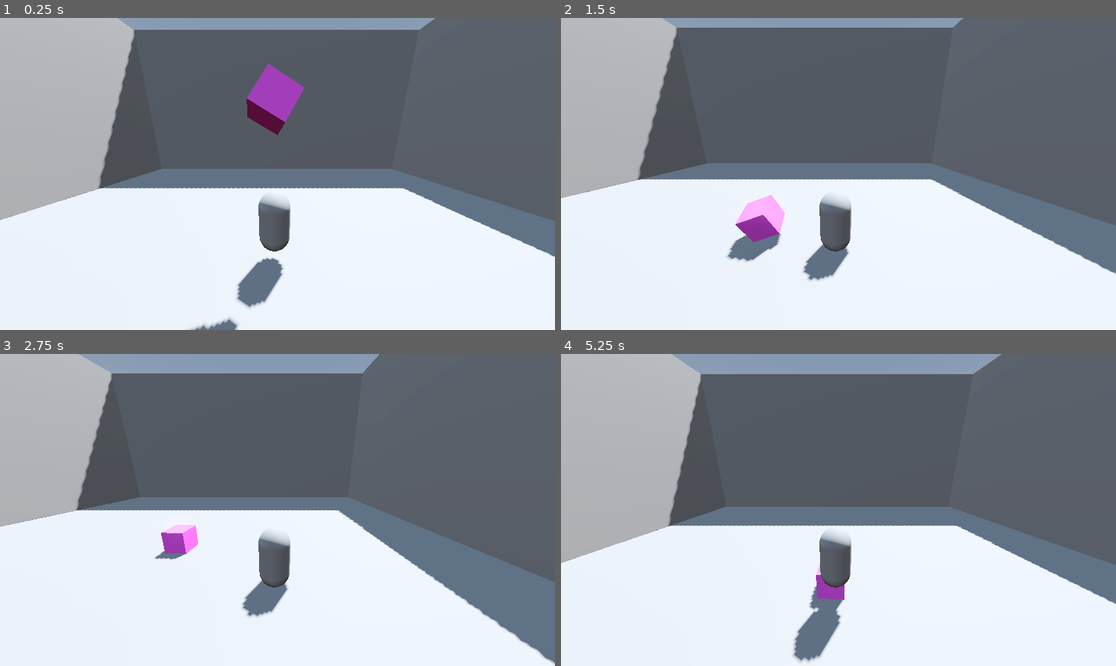
Above: before the commit, frames 1-4 (two rows, left to right).
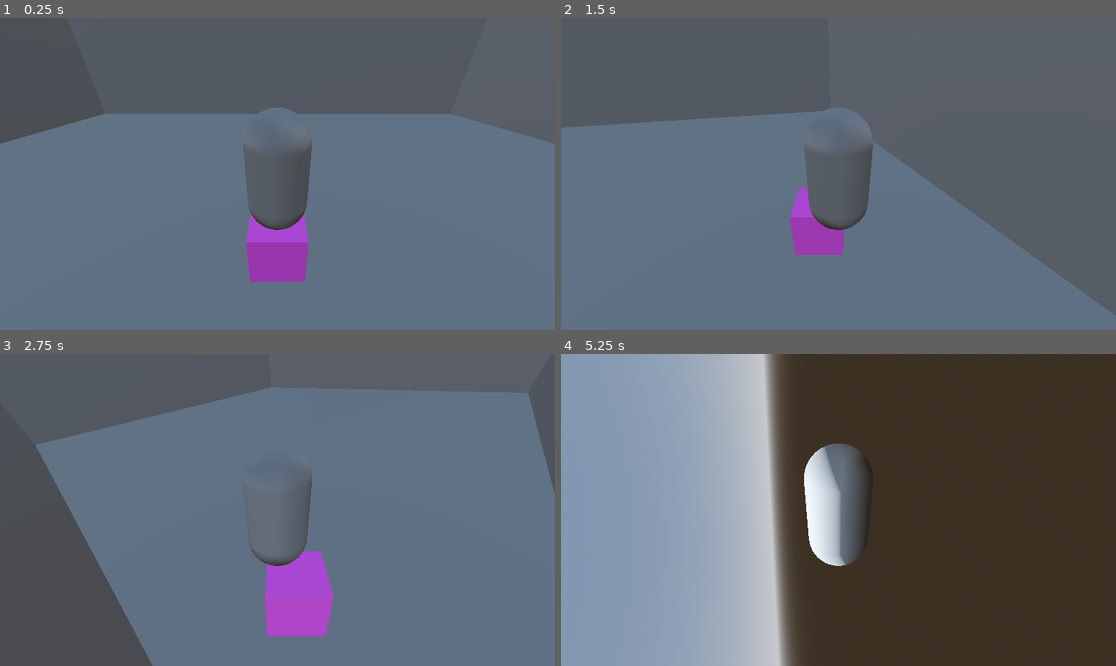
Above: after the commit, the same moments.

Repository: DaeVo/Godot-Sample-Project
Game: Godot game, scene res://level.tscn
Two runs of this game, one before a commit and one after it. Both use one fixed random seed, a clock stepped at 60 frames per second and the inputs below. Before the commit the project has no main scene; this scene is started directly in both runs.
Inputs:
- Up to frame 1 (0.25 s): no input
- Up to frame 2 (1.5 s): tap Enter (ui_accept) at 0.5, 0.77 s; hold D (move_right) 0.53-1.28 s; hold S (move_down) from 1.28 s (still down)
- Up to frame 3 (2.75 s): tap Enter (ui_accept) at 1.52 s; release S (move_down) at 2.03 s; hold D (move_right) from 2.03 s (still down)
- Up to frame 4 (5.25 s): release D (move_right) at 2.78 s; hold W (move_up) 2.78-3.53 s; tap Enter (ui_accept) at 3.02, 3.77, 4.52 s; hold Left (move_left) 3.53-5.03 s; hold S (move_down) from 5.03 s (still down)

The runs differ from the first frame. In frame 1, 72% of the frame differs, in the area x 0-100%, y 0-100%; in frame 2, 63%; in frame 3, 82%; in frame 4, 98%.

Commit message:
just fucking whack playing around stuff

Diff:
--- a/CharacterMovement.gd
+++ b/CharacterMovement.gd
@@ -30,3 +30,10 @@
 		velocity.z = move_toward(velocity.z, 0, SPEED)
 
 	move_and_slide()
+
+
+	for col_idx in get_slide_collision_count():
+		var col := get_slide_collision(col_idx)
+		if col.get_collider() is RigidBody3D:
+			col.get_collider().apply_central_impulse(-col.get_normal() * 0.3)
+			col.get_collider().apply_impulse(-col.get_normal() * 0.01, col.get_position())
--- a/basic_character_body_with_movement.tscn
+++ b/basic_character_body_with_movement.tscn
@@ -15,3 +15,9 @@
 
 [node name="MeshInstance3D" type="MeshInstance3D" parent="."]
 mesh = SubResource("CapsuleMesh_wa47m")
+
+[node name="SpringArm3D" type="SpringArm3D" parent="."]
+transform = Transform3D(1, 0, 0, 0, 1, 0, 0, 0, 1, 0, 1.5176, 1.83247)
+
+[node name="Camera3D" type="Camera3D" parent="SpringArm3D"]
+transform = Transform3D(1, 0, 0, 0, 0.880204, 0.474595, 0, -0.474595, 0.880204, 0, 1.24, 2.357)
--- /dev/null
+++ b/fuckbox.tscn
@@ -0,0 +1,50 @@
+[gd_scene load_steps=6 format=3 uid="uid://dvw844k7cn0ro"]
+
+[ext_resource type="PackedScene" uid="uid://daw2ob6kkk6ik" path="res://basic_character_body_with_movement.tscn" id="1_g4caa"]
+
+[sub_resource type="BoxShape3D" id="BoxShape3D_x4avp"]
+size = Vector3(1, 0.964574, 0.981076)
+
+[sub_resource type="StandardMaterial3D" id="StandardMaterial3D_sscxd"]
+albedo_color = Color(1, 0.380392, 1, 1)
+
+[sub_resource type="BoxMesh" id="BoxMesh_pnq2g"]
+
+[sub_resource type="BoxShape3D" id="BoxShape3D_0c88r"]
+size = Vector3(0.001, 3, 3)
+
+[node name="Box" type="RigidBody3D"]
+
+[node name="CollisionShape3D" type="CollisionShape3D" parent="."]
+shape = SubResource("BoxShape3D_x4avp")
+
+[node name="MeshInstance3D" type="MeshInstance3D" parent="."]
+material_override = SubResource("StandardMaterial3D_sscxd")
+mesh = SubResource("BoxMesh_pnq2g")
+
+[node name="wall1" type="CollisionShape3D" parent="."]
+transform = Transform3D(-4.3263e-08, 0, 0.989741, 0, 0.989741, 0, -0.989741, 0, -4.3263e-08, -0.104345, 0.992498, 1.09098)
+shape = SubResource("BoxShape3D_0c88r")
+
+[node name="wall3" type="CollisionShape3D" parent="."]
+transform = Transform3D(0.989741, 0, 0, 0, 0.989741, 0, 0, 0, 0.989741, -0.874456, 0.977451, 0.0627037)
+shape = SubResource("BoxShape3D_0c88r")
+
+[node name="wall4" type="CollisionShape3D" parent="."]
+transform = Transform3D(0.989741, 0, 0, 0, 0.989741, 0, 0, 0, 0.989741, 0.897757, 0.992498, 0.0446809)
+shape = SubResource("BoxShape3D_0c88r")
+
+[node name="wall2" type="CollisionShape3D" parent="."]
+transform = Transform3D(-4.3263e-08, 0, 0.989741, 0, 0.989741, 0, -0.989741, 0, -4.3263e-08, 0.13249, 0.990942, -0.84663)
+shape = SubResource("BoxShape3D_0c88r")
+
+[node name="wall5" type="CollisionShape3D" parent="."]
+transform = Transform3D(1.89108e-15, 4.3263e-08, 0.989741, 0.989741, -4.3263e-08, 0, 4.3263e-08, 0.989741, -4.3263e-08, -0.104345, 2.91963, -0.109298)
+shape = SubResource("BoxShape3D_0c88r")
+
+[node name="CharacterBody3D" parent="." instance=ExtResource("1_g4caa")]
+transform = Transform3D(1, 0, 0, 0, 1, 0, 0, 0, 1, 0, 1.66541, 0)
+
+[node name="wall6" type="CollisionShape3D" parent="."]
+transform = Transform3D(1.89108e-15, 4.3263e-08, 0.989741, 0.989741, -4.3263e-08, 0, 4.3263e-08, 0.989741, -4.3263e-08, -0.104345, -0.0458403, -0.109298)
+shape = SubResource("BoxShape3D_0c88r")
--- a/level.tscn
+++ b/level.tscn
@@ -1,6 +1,6 @@
 [gd_scene load_steps=12 format=3 uid="uid://d0wb4leq7p2la"]
 
-[ext_resource type="PackedScene" uid="uid://daw2ob6kkk6ik" path="res://basic_character_body_with_movement.tscn" id="1_e631m"]
+[ext_resource type="PackedScene" uid="uid://dvw844k7cn0ro" path="res://fuckbox.tscn" id="1_j85ef"]
 
 [sub_resource type="ProceduralSkyMaterial" id="ProceduralSkyMaterial_c1cgl"]
 sky_horizon_color = Color(0.64625, 0.65575, 0.67075, 1)
@@ -15,15 +15,8 @@
 tonemap_mode = 2
 glow_enabled = true
 
-[sub_resource type="BoxShape3D" id="BoxShape3D_x4avp"]
-size = Vector3(1, 0.964574, 0.981076)
-
-[sub_resource type="StandardMaterial3D" id="StandardMaterial3D_sscxd"]
-albedo_color = Color(1, 0.380392, 1, 1)
-
-[sub_resource type="BoxMesh" id="BoxMesh_pnq2g"]
-
-[sub_resource type="PhysicsMaterial" id="PhysicsMaterial_3df1l"]
+[sub_resource type="PhysicsMaterial" id="PhysicsMaterial_uji0u"]
+friction = 0.2
 
 [sub_resource type="BoxShape3D" id="BoxShape3D_i3yqw"]
 size = Vector3(30, 2, 30)
@@ -31,10 +24,22 @@
 [sub_resource type="BoxMesh" id="BoxMesh_7yaei"]
 size = Vector3(30, 2, 30)
 
-[sub_resource type="BoxShape3D" id="BoxShape3D_hyf7v"]
+[sub_resource type="PhysicsMaterial" id="PhysicsMaterial_3df1l"]
+friction = 0.2
+bounce = 1.0
+
+[sub_resource type="PhysicsMaterial" id="PhysicsMaterial_awwe8"]
+friction = 0.0
+
+[sub_resource type="BoxMesh" id="BoxMesh_2a5bc"]
+
+[sub_resource type="BoxShape3D" id="BoxShape3D_absfp"]
 
 [node name="Level" type="Node3D"]
 transform = Transform3D(1, 0, 0, 0, 1, 0, 0, 0, 1, -0.000501394, -5.96046e-08, -0.00584519)
+
+[node name="Box" parent="." instance=ExtResource("1_j85ef")]
+transform = Transform3D(1, 0, 0, 0, 1, 0, 0, 0, 1, 0, 1.86855, 0)
 
 [node name="WorldEnvironment" type="WorldEnvironment" parent="."]
 environment = SubResource("Environment_taf5k")
@@ -43,22 +48,9 @@
 transform = Transform3D(-0.866025, -0.433013, 0.25, 0, 0.5, 0.866025, -0.5, 0.75, -0.433013, 0, 0, 0)
 shadow_enabled = true
 
-[node name="Box" type="RigidBody3D" parent="."]
-transform = Transform3D(0.863878, 0.470791, 0.179084, -0.503701, 0.807626, 0.306635, -0.00027208, -0.3551, 0.934828, -0.00484645, 6.31976, -0.010517)
-mass = 0.1
-
-[node name="CollisionShape3D" type="CollisionShape3D" parent="Box"]
-transform = Transform3D(1, 0, 0, 0, 1, 0, 0, 0, 1, 0.0236483, 0, 0.017477)
-shape = SubResource("BoxShape3D_x4avp")
-
-[node name="MeshInstance3D" type="MeshInstance3D" parent="Box"]
-transform = Transform3D(1, 0, 0, 0, 1, 0, 0, 0, 1, 0.00257015, -0.0287292, 0.0162086)
-material_override = SubResource("StandardMaterial3D_sscxd")
-mesh = SubResource("BoxMesh_pnq2g")
-
 [node name="Floor" type="StaticBody3D" parent="."]
-transform = Transform3D(1, 4.76608e-05, -1.37321e-05, -4.76608e-05, 1, 1.67761e-05, 1.37321e-05, -1.67761e-05, 1, 0.000867069, -0.0073719, 0.00411558)
-physics_material_override = SubResource("PhysicsMaterial_3df1l")
+transform = Transform3D(1, 4.76608e-05, -1.37321e-05, -4.76608e-05, 1, 1.67761e-05, 1.37321e-05, -1.67761e-05, 1, -0.0201614, 0.0341635, 0.00323629)
+physics_material_override = SubResource("PhysicsMaterial_uji0u")
 
 [node name="CollisionShape3D" type="CollisionShape3D" parent="Floor"]
 shape = SubResource("BoxShape3D_i3yqw")
@@ -67,19 +59,10 @@
 transform = Transform3D(1, 2.03233e-05, -4.13043e-06, -2.03233e-05, 1, -2.8078e-05, 4.13043e-06, 2.8078e-05, 1, 0.00167131, -0.00863767, 0.00432062)
 mesh = SubResource("BoxMesh_7yaei")
 
-[node name="CharacterBody3D" parent="." instance=ExtResource("1_e631m")]
-SPEED = 3.0
-
-[node name="SpringArm3D" type="SpringArm3D" parent="CharacterBody3D"]
-transform = Transform3D(1, 0, 0, 0, 0.965926, 0.258819, 0, -0.258819, 0.965926, 0.094, 2.5, 3.489)
-shape = SubResource("BoxShape3D_hyf7v")
-
-[node name="Camera3D" type="Camera3D" parent="CharacterBody3D/SpringArm3D"]
-fov = 90.0
-
 [node name="wall1" type="StaticBody3D" parent="."]
 transform = Transform3D(-4.37114e-08, 1, -4.37114e-08, 0, -4.37114e-08, -1, -1, -4.37114e-08, 1.91069e-15, 15, -0.007, 0.004)
 physics_material_override = SubResource("PhysicsMaterial_3df1l")
+constant_linear_velocity = Vector3(0, 1, 0)
 
 [node name="CollisionShape3D" type="CollisionShape3D" parent="wall1"]
 shape = SubResource("BoxShape3D_i3yqw")
@@ -91,6 +74,7 @@
 [node name="wall2" type="StaticBody3D" parent="."]
 transform = Transform3D(-4.37114e-08, -1, 0, -4.37114e-08, 1.91069e-15, -1, 1, -4.37114e-08, -4.37114e-08, -15, -0.015, 0.008)
 physics_material_override = SubResource("PhysicsMaterial_3df1l")
+constant_linear_velocity = Vector3(0, 1, 0)
 
 [node name="CollisionShape3D" type="CollisionShape3D" parent="wall2"]
 shape = SubResource("BoxShape3D_i3yqw")
@@ -108,9 +92,10 @@
 shape = SubResource("BoxShape3D_i3yqw")
 
 [node name="MeshInstance3D" type="MeshInstance3D" parent="wall3"]
-transform = Transform3D(1, 2.03233e-05, -4.13043e-06, -2.03233e-05, 1, -2.8078e-05, 4.13043e-06, 2.8078e-05, 1, 0.00167131, -0.00863767, 0.00432062)
+transform = Transform3D(1, 2.03233e-05, -4.13043e-06, -2.03233e-05, 1, -2.8078e-05, 4.13043e-06, 2.8078e-05, 1, -0.259621, 0.0407419, 0.303953)
 mesh = SubResource("BoxMesh_7yaei")
 skeleton = NodePath("../../wall2")
+metadata/_edit_group_ = true
 
 [node name="wall4" type="StaticBody3D" parent="."]
 transform = Transform3D(1, 0, 0, 0, -4.37114e-08, -1, 0, 1, -4.37114e-08, 0, -0.015, -15)
@@ -124,4 +109,25 @@
 mesh = SubResource("BoxMesh_7yaei")
 skeleton = NodePath("../../wall2")
 
-[editable path="CharacterBody3D"]
+[node name="trampolin" type="StaticBody3D" parent="."]
+transform = Transform3D(8.25502, 0, 0, 0, 1.70936, -1.13967, 0, 0.664869, 2.93005, 1.70968, -7.13297, -4.2771)
+physics_material_override = SubResource("PhysicsMaterial_awwe8")
+constant_linear_velocity = Vector3(0, 15, 14)
+
+[node name="MeshInstance3D" type="MeshInstance3D" parent="trampolin"]
+transform = Transform3D(1, 0, 0, 0, 1, 0, 0, 0, 1, -2.38419e-07, 0.0152652, -0.0388765)
+mesh = SubResource("BoxMesh_2a5bc")
+
+[node name="CollisionShape3D" type="CollisionShape3D" parent="trampolin"]
+shape = SubResource("BoxShape3D_absfp")
+
+[node name="floor2" type="StaticBody3D" parent="."]
+transform = Transform3D(1, 4.76608e-05, -1.37321e-05, -4.76608e-05, 1, 1.67761e-05, 1.37321e-05, -1.67761e-05, 1, -0.0201614, 16.3748, 0.00323629)
+physics_material_override = SubResource("PhysicsMaterial_uji0u")
+
+[node name="CollisionShape3D" type="CollisionShape3D" parent="floor2"]
+shape = SubResource("BoxShape3D_i3yqw")
+
+[node name="MeshInstance3D" type="MeshInstance3D" parent="floor2"]
+transform = Transform3D(1, 2.03233e-05, -4.13043e-06, -2.03233e-05, 1, -2.8078e-05, 4.13043e-06, 2.8078e-05, 1, 0.00167131, -0.00863767, 0.00432062)
+mesh = SubResource("BoxMesh_7yaei")
--- a/project.godot
+++ b/project.godot
@@ -11,6 +11,7 @@
 [application]
 
 config/name="Godot-sample-project"
+run/main_scene="res://level.tscn"
 config/features=PackedStringArray("4.0", "Forward Plus")
 config/icon="res://icon.svg"
 
